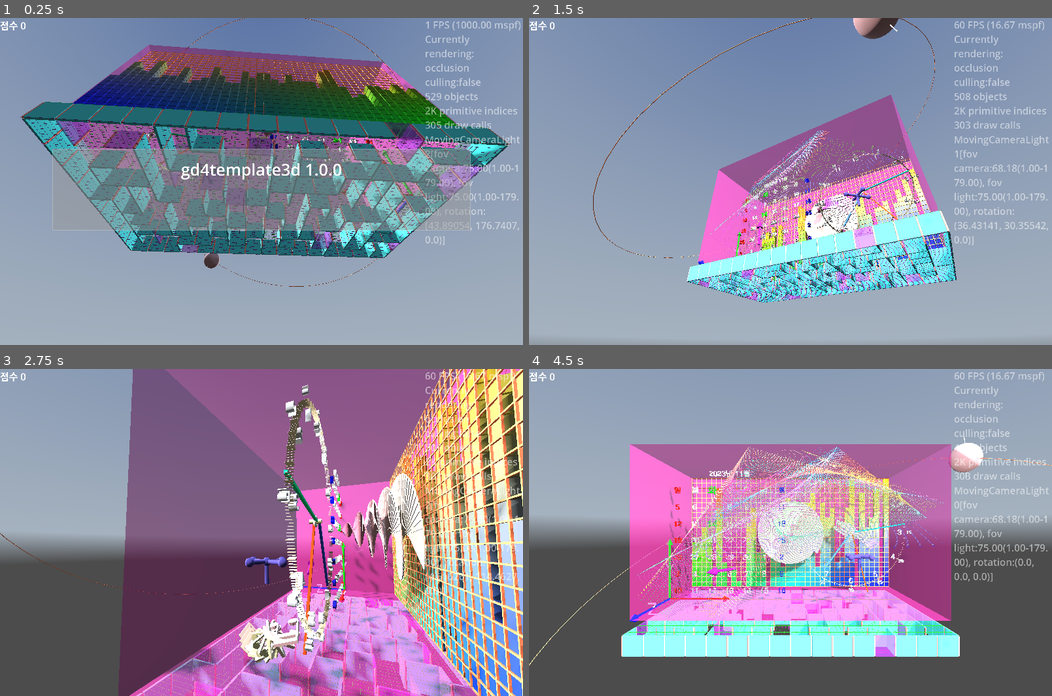
Above: before the commit, frames 1-4 (two rows, left to right).
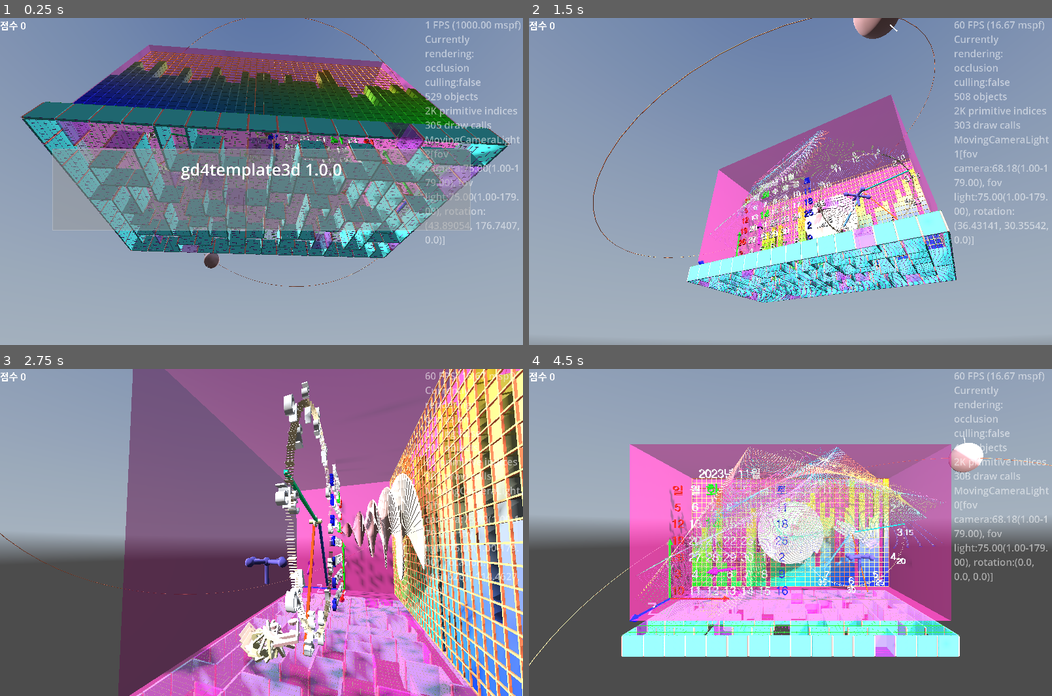
Above: after the commit, the same moments.

Repository: kasworld/gd4template3d
Game: Godot game, scene res://main.tscn
Two runs of this game, one before a commit and one after it. Both use one fixed random seed, a clock stepped at 60 frames per second and the inputs below. A sky picture missing from this copy of the repository is replaced by a grey-blue gradient.
Inputs (mouse positions are in pixels of both pictures, inside the frame that each line leads up to):
- Up to frame 1 (0.25 s): no input
- Up to frame 2 (1.5 s): tap Enter at 0.5, 0.6 s; move the mouse to (905, 165) at 0.52 s; click (905, 165) at 0.67 s; move the mouse to (685, 197) at 1.27 s; tap Delete at 1.35 s; click (685, 197) at 1.42 s
- Up to frame 3 (2.75 s): move the mouse to (313, 460) at 2.02 s; tap Enter at 2.1 s; click (313, 460) at 2.17 s
- Up to frame 4 (4.5 s): move the mouse to (764, 597) at 2.77 s; tap Delete at 2.85, 4.35 s; click (764, 597) at 2.92 s; move the mouse to (947, 581) at 3.52 s; tap Enter at 3.6 s; click (947, 581) at 3.67 s; move the mouse to (633, 483) at 4.27 s; click (633, 483) at 4.42 s

The runs differ from the first frame. In frame 1, 0.5% of the frame differs, in the area x 27-94%, y 6-57%; in frame 2, 0.9%; in frame 3, 2.2%, in the area x 52-92%, y 3-100%; in frame 4, 1.8%.

Commit message:
adjust TextMesh pixel_size

Diff:
--- a/analogclock3d/analog_clock_3d.gd
+++ b/analogclock3d/analog_clock_3d.gd
@@ -63,8 +63,8 @@
 	var mesh := TextMesh.new()
 	mesh.font = font
 	mesh.depth = fdepth
-	mesh.pixel_size = fsize / 100
-	mesh.font_size = fsize as int
+	mesh.pixel_size = fsize / 16
+	#mesh.font_size = fsize as int
 	mesh.text = text
 	mesh.material = mat
 	var sp := MeshInstance3D.new()
--- a/calendar3d/calendar_3d.gd
+++ b/calendar3d/calendar_3d.gd
@@ -32,8 +32,8 @@
 	var mesh := TextMesh.new()
 	mesh.font = font
 	mesh.depth = fdepth
-	mesh.pixel_size = fsize / 100
-	mesh.font_size = fsize as int
+	mesh.pixel_size = fsize / 16
+	#mesh.font_size = fsize as int
 	mesh.text = text
 	mesh.material = mat
 	var sp := MeshInstance3D.new()
--- a/main.gd
+++ b/main.gd
@@ -168,7 +168,7 @@
 
 func calendar_demo() -> void:
 	var ca :Calendar3D = preload("res://calendar3d/calendar_3d.tscn").instantiate(
-		).init(WorldSize.x/2, WorldSize.y, 2, WorldSize.y/2.0 , false )
+		).init(WorldSize.x/2, WorldSize.y, 2, WorldSize.y/2.0/6 , false )
 	ca.rotate_y(PI/2)
 	ca.rotate_x(PI/2)
 	ca.position = Vector3(WorldSize.x/4,WorldSize.y/2,0)
@@ -176,7 +176,7 @@
 
 func clock_demo() -> void:
 	var ca :AnalogClock3D = preload("res://analogclock3d/analog_clock_3d.tscn").instantiate(
-		).init(WorldSize.x/4, 2, WorldSize.y/2.0 ,9.0, false )
+		).init(WorldSize.x/4, 2, WorldSize.y/2.0/7 ,9.0, false )
 	ca.rotate_y(PI/2)
 	ca.rotate_x(PI/2)
 	ca.position = Vector3(WorldSize.x/4*3,WorldSize.y/2,0)
